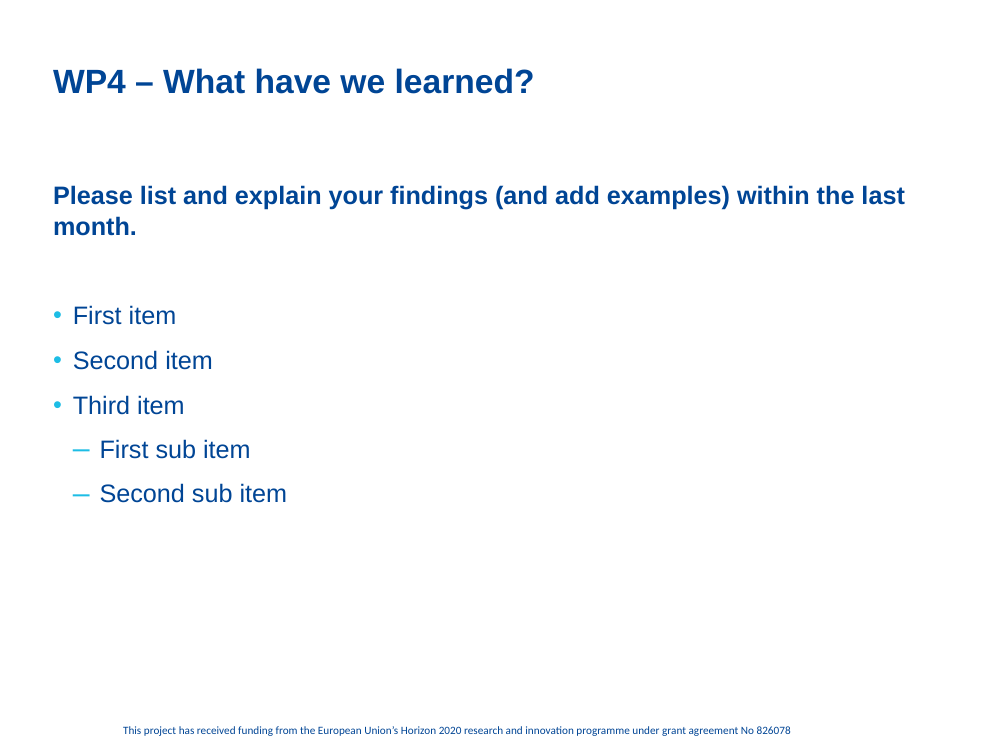
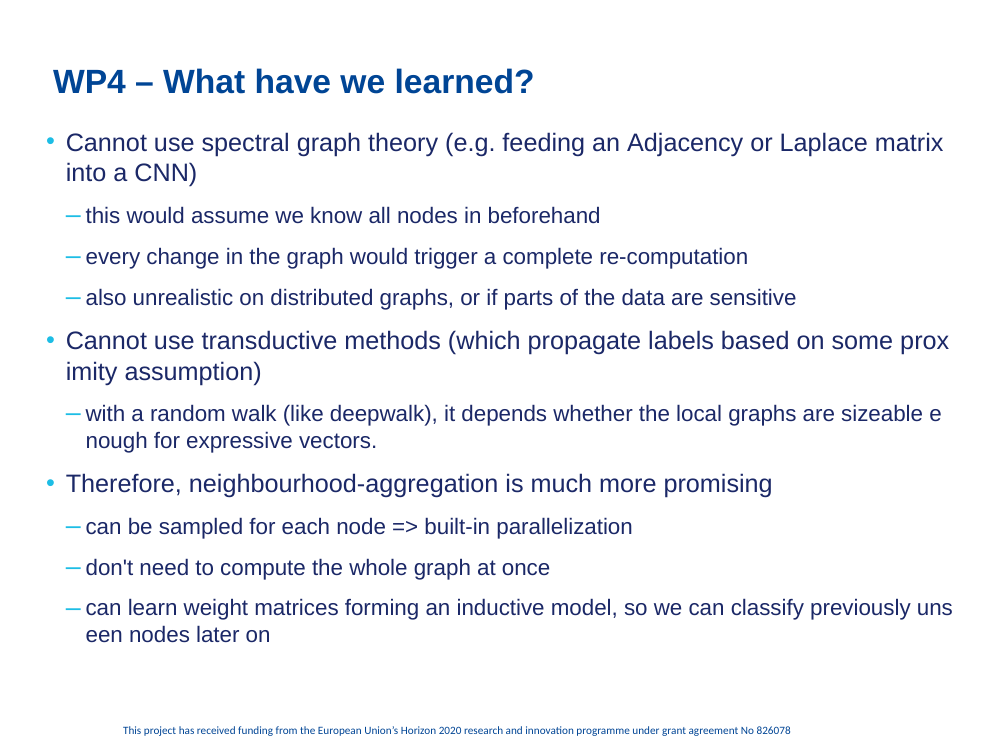
Before and after one commit to cassinius/phd-presentations, a slide deck: slide 4 of 2020/FC_sept_Graphs_LS/FeatureCloud_PPT_WP4_update.pptx (slide 5 before the commit). Drawn at 1008x756 pixels with LibreOffice and Linux fonts; fonts in the diff are those of the drawing; background and template pictures are left out. Boxes give left, top, right and bottom in pixels: in the first picture for what was removed or moved away, otherwise in the second. Text is boxed around its words. In the diff, an @@ line names an element or a change of style, - is before the commit and + after.

```diff
--- a/2020/FC_sept_Graphs_LS/FeatureCloud_PPT_WP4_update.pptx
+++ b/2020/FC_sept_Graphs_LS/FeatureCloud_PPT_WP4_update.pptx
@@ text at [66, 132, 944, 643]: text changed; size 18 to 16 pt; text colour #004595 to #1B2867; bold off @@
-Please list and explain your findings (and add examples) within the last month.
-• First item
-• Second item
-• Third item
-  – First sub item
-  – Second sub item
+• Cannot use spectral graph theory (e.g. feeding an Adjacency or Laplace matrix into a CNN)
+  – this would assume we know all nodes in beforehand
+  – every change in the graph would trigger a complete re-computation
+  – also unrealistic on distributed graphs, or if parts of the data are sensitive
+• Cannot use transductive methods (which propagate labels based on some proximity assumption)
+  – with a random walk (like deepwalk), it depends whether the local graphs are sizeable enough for expressive vectors.
+• Therefore, neighbourhood-aggregation is much more promising
+  – can be sampled for each node => built-in parallelization
+  – don't need to compute the whole graph at once
+  – can learn weight matrices forming an inductive model, so we can classify previously unseen nodes later on
```
Also in this commit, not shown: 6 other slides changed, 5 slides removed, 2 other files.
